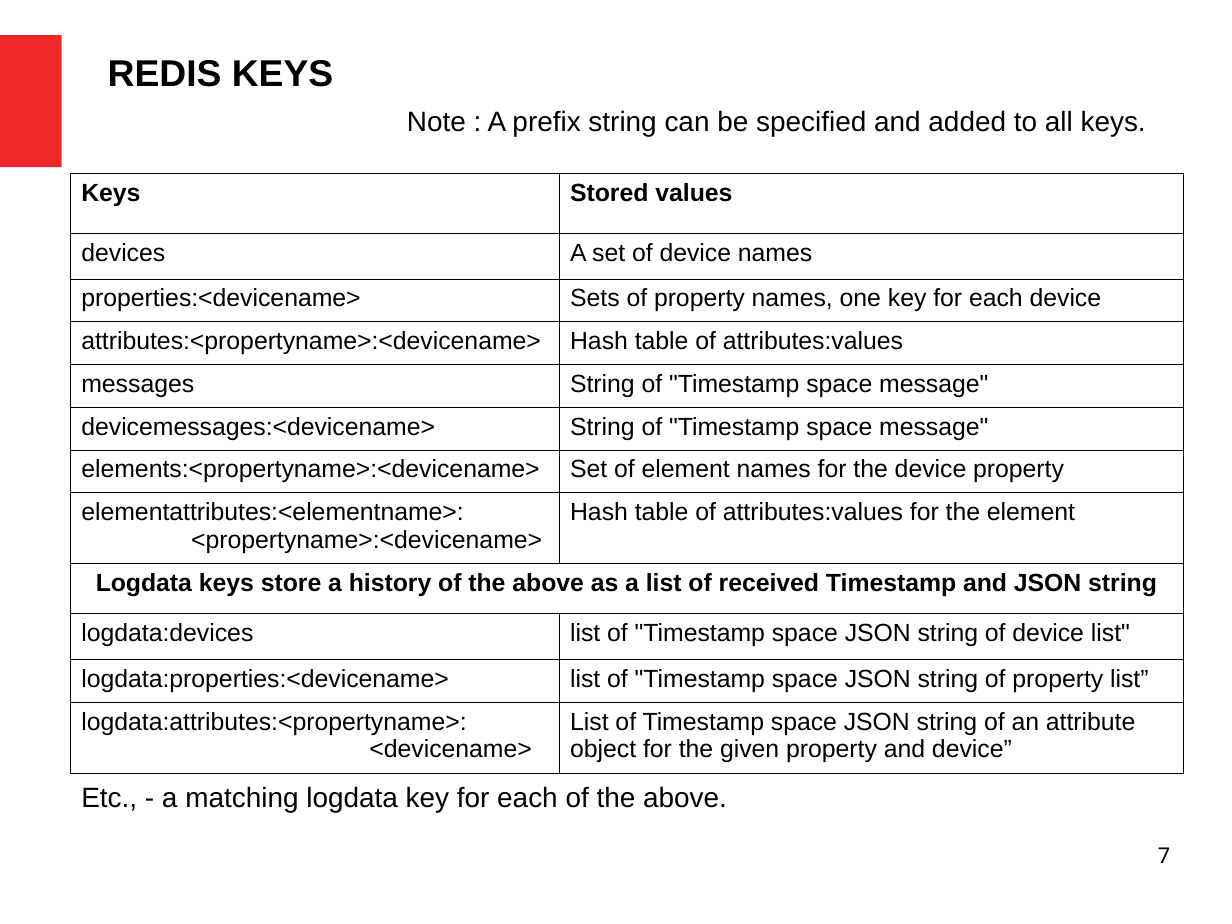
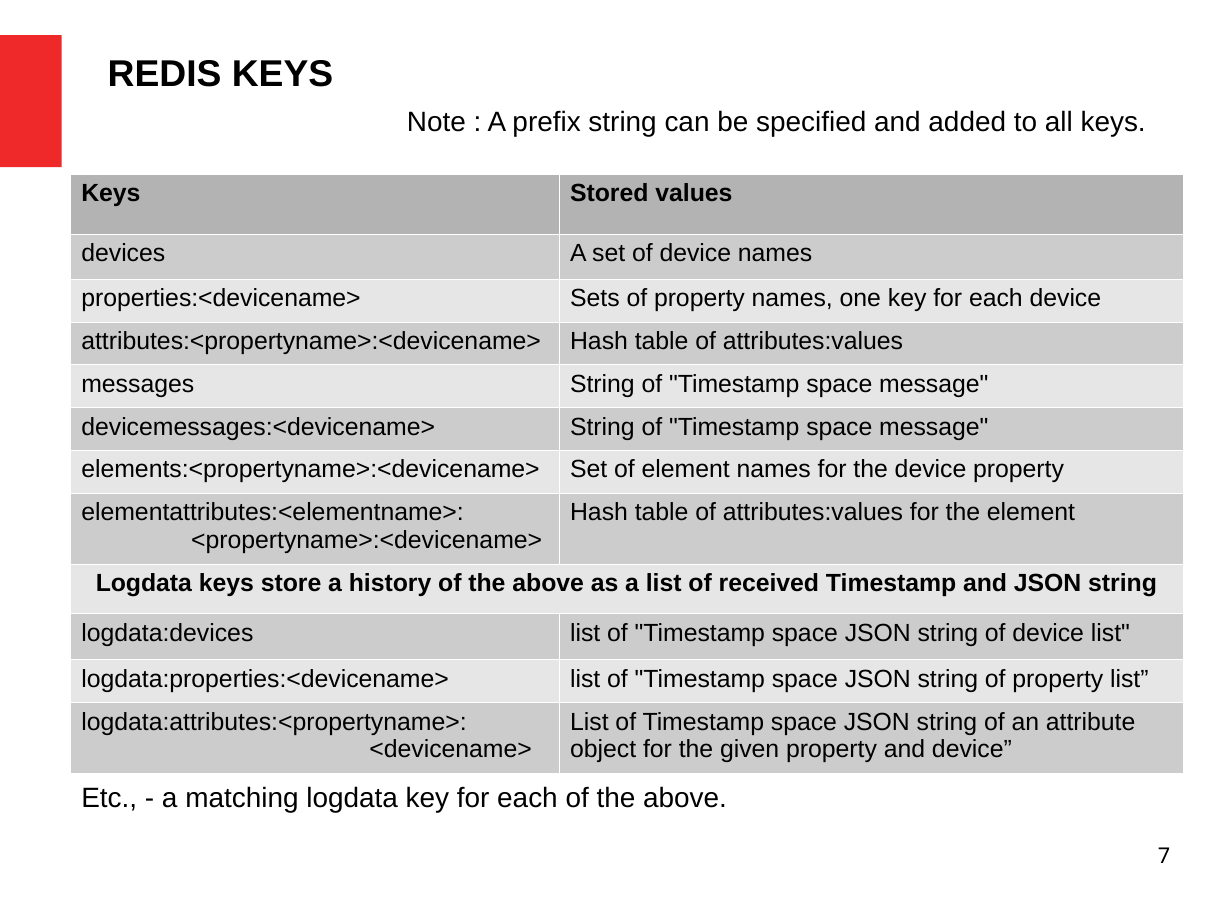
Before and after one commit to bernie-skipole/indi, a slide deck: slide 7 of indislides.odp. Drawn at 1232x924 pixels with LibreOffice and Linux fonts; fonts in the diff are those of the drawing. Boxes give left, top, right and bottom in pixels: in the first picture for what was removed or moved away, otherwise in the second. Text is boxed around its words. In the diff, an @@ line names an element or a change of style, - is before the commit and + after.

```diff
--- a/indislides.odp
+++ b/indislides.odp
@@ table at (70, 173, 1184, 766) @@
@@ fill none to #B3B3B3 in row 1 @@
@@ fill none to #CCCCCC in 12 cells @@
@@ fill none to #E6E6E6 in 9 cells @@
@@ borders changed @@
```
Also in this commit, not shown: 1 other slide changed, 2 other files.
